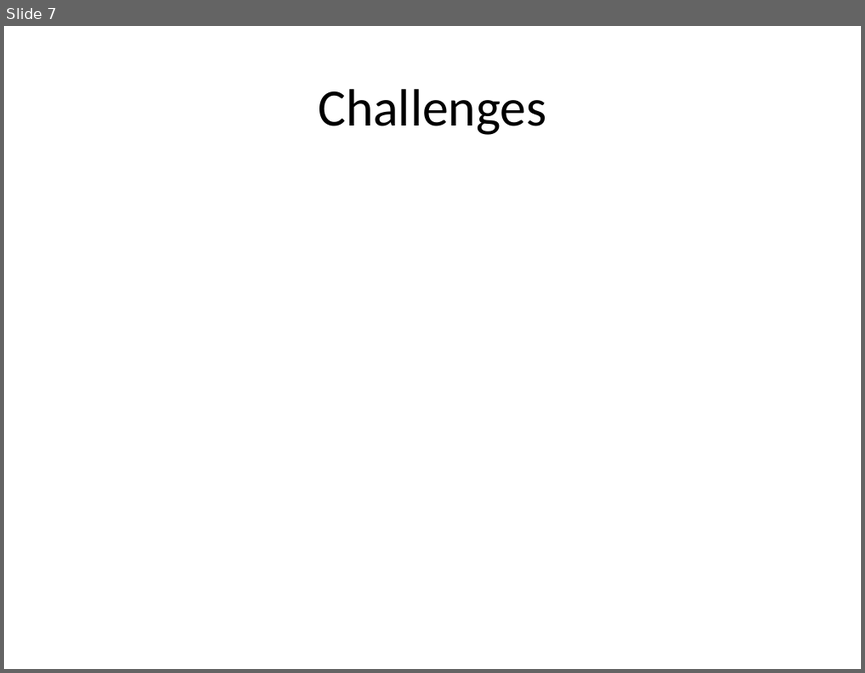
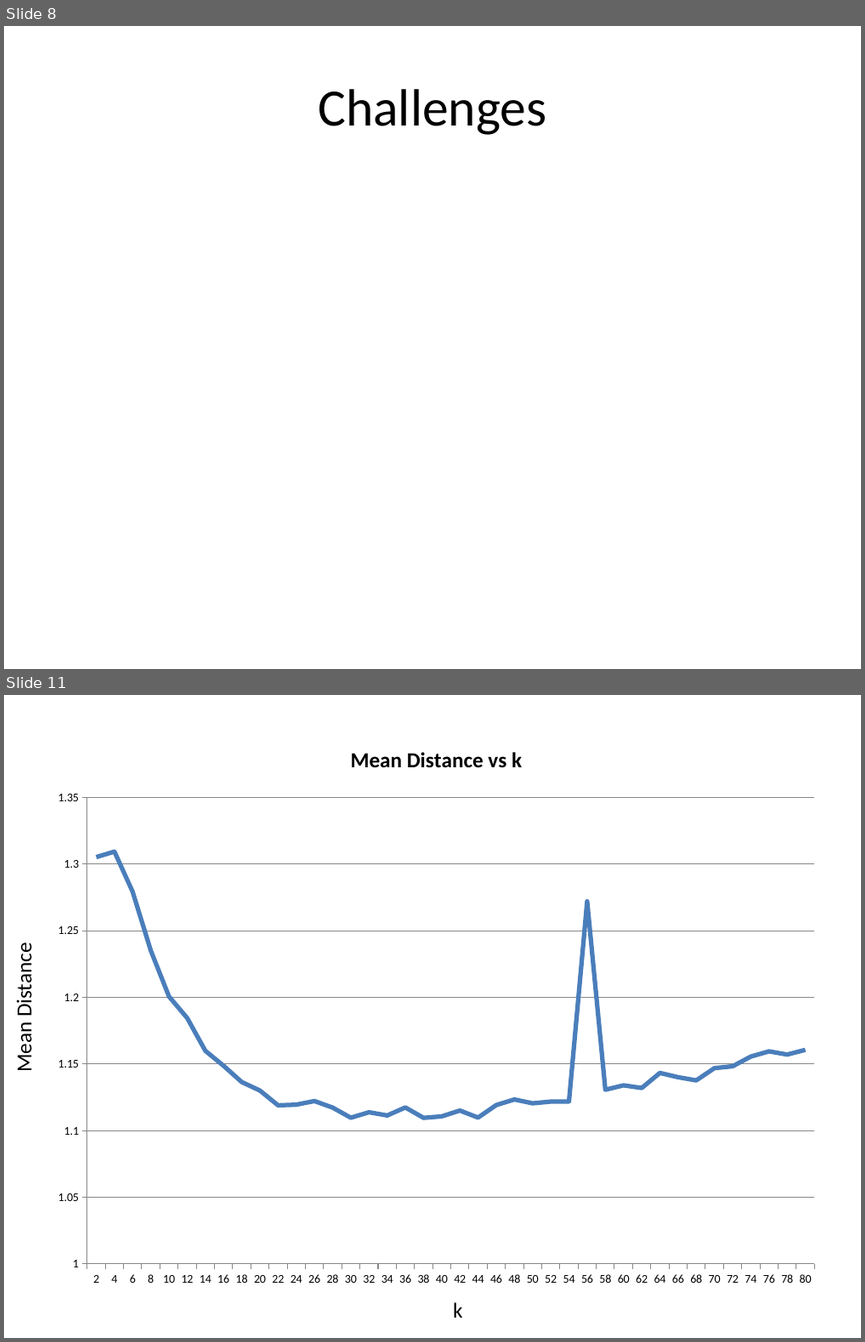
Before and after one commit to zouf/AllSortz, a slide deck: docs/slides.pptx. Shown one above the other, each under a label of ours: slide 7 before the commit, slides 8 and 11 after it; the slides between them are not shown. The pictures are 865x673 and 865x1342 pixels, drawn with LibreOffice and Linux fonts; fonts in the diff are those of the drawing; grey boxes stand for pictures. Boxes give left, top, right and bottom in pixels: in the first picture for what was removed or moved away, otherwise in the second. Text is boxed around its words. In the diff, an @@ line names an element or a change of style, - is before the commit and + after.

```diff
--- a/docs/slides.pptx
+++ b/docs/slides.pptx
@@ slide 11 added at bbox=[4, 695, 861, 1338], background #FFFFFF @@
@@ line chart added at bbox=[42, 724, 830, 1297] @@
+title "Mean Distance vs k"
+categories: 2, 4, 6, 8, 10, 12, 14, 16, 18, 20, 22, 24, 26, 28, 30, 32, 34, 36, 38, 40, 42, 44, 46, 48, 50, 52, 54, 56, 58, 60, 62, 64, 66, 68, 70, 72, 74, 76, 78, 80
+Series 1: 1.31, 1.31, 1.28, 1.24, 1.2, 1.18, 1.16, 1.15, 1.14, 1.13, 1.12, 1.12, 1.12, 1.12, 1.11, 1.11, 1.11, 1.12, 1.11, 1.11, 1.12, 1.11, 1.12, 1.12, 1.12, 1.12, 1.12, 1.27, 1.13, 1.13, 1.13, 1.14, 1.14, 1.14, 1.15, 1.15, 1.16, 1.16, 1.16, 1.16
@@ text added at bbox=[11, 949, 37, 1070], 18 pt, text #000000 @@
+Mean Distance
@@ text added at bbox=[453, 1302, 462, 1317], 18 pt, text #000000 @@
+k
@@ what was slide 7 is now slide 8 @@
```
Also in this commit, not shown: 5 slides changed, 9 other slides added.
